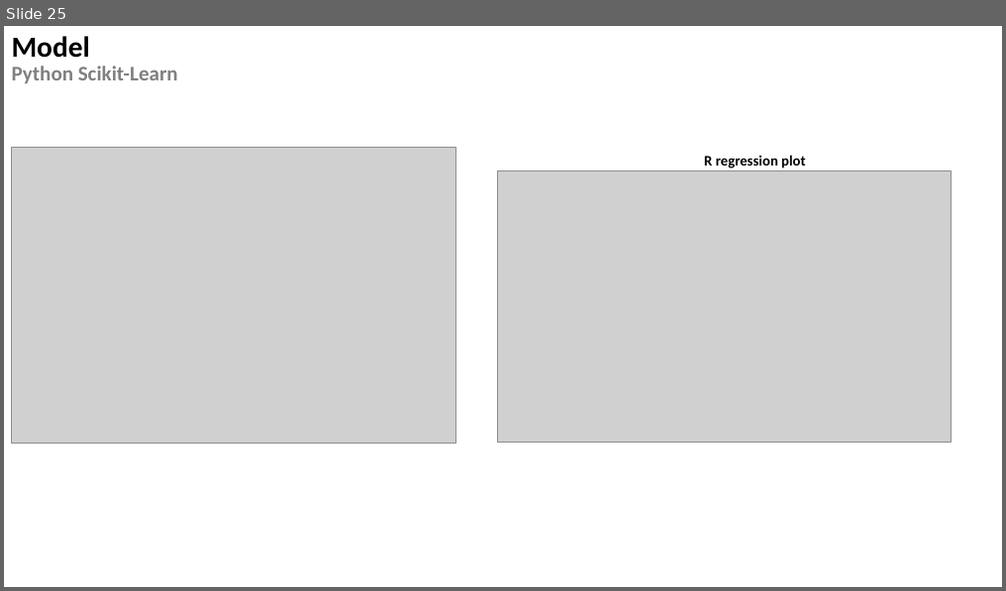
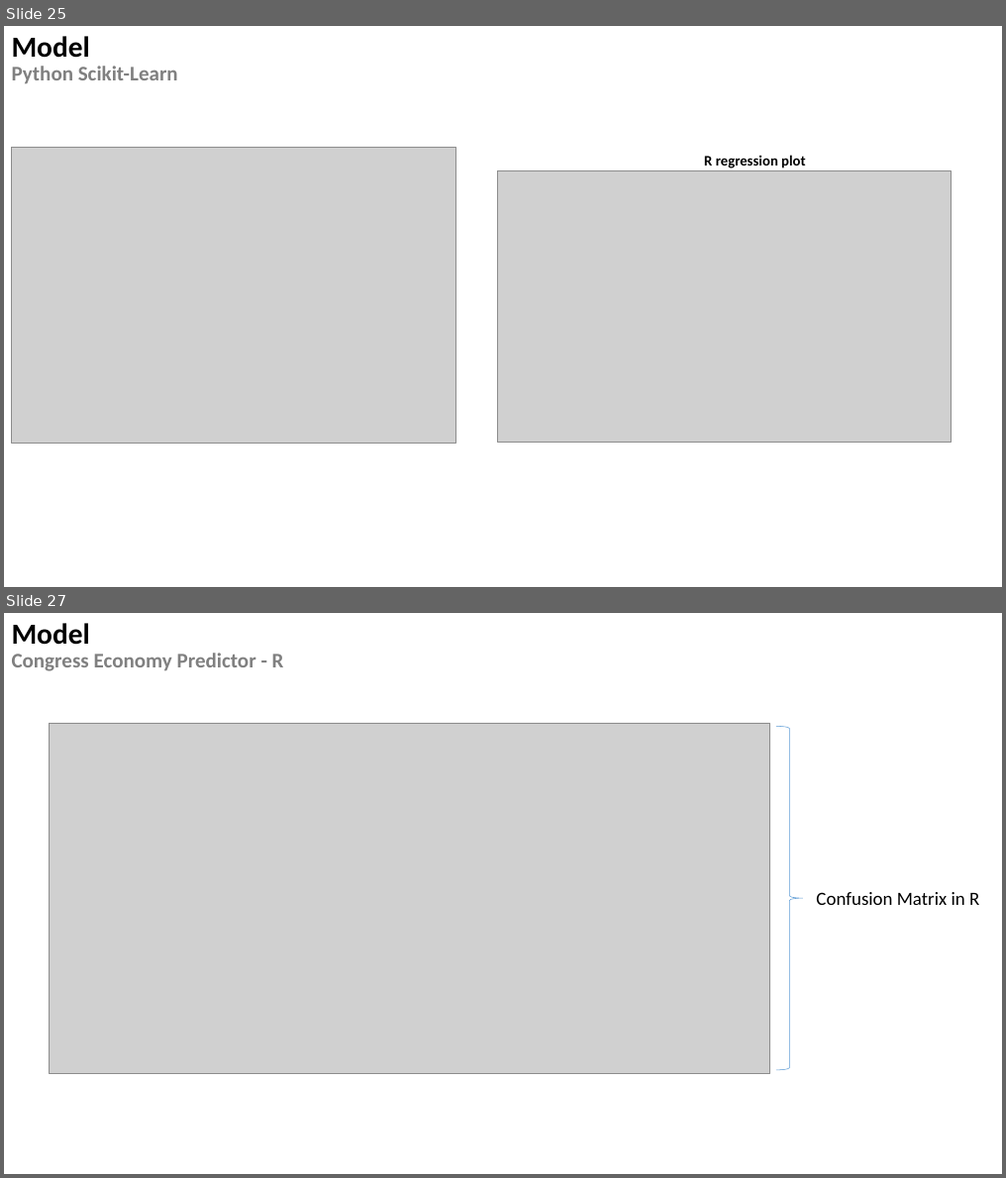
Before and after one commit to jjohn81/Data607FinalProject, a slide deck: Data607-Final-Project.pptx. Shown one above the other, each under a label of ours: slide 25 before the commit, slides 25 and 27 after it; the slides between them are not shown. The pictures are 1006x591 and 1006x1178 pixels, drawn with LibreOffice and Linux fonts; fonts in the diff are those of the drawing; grey boxes stand for pictures; background and template pictures are left out. Boxes give left, top, right and bottom in pixels: in the first picture for what was removed or moved away, otherwise in the second. Text is boxed around its words. In the diff, an @@ line names an element or a change of style, - is before the commit and + after.

```diff
--- a/Data607-Final-Project.pptx
+++ b/Data607-Final-Project.pptx
@@ slide 27 added at bbox=[4, 613, 1002, 1174], background #FFFFFF @@
@@ title added at bbox=[12, 623, 284, 671], 20 pt, text #808080, bold @@
+Model
+Congress Economy Predictor - R
@@ picture added at bbox=[49, 723, 770, 1074] @@
@@ right brace added at bbox=[776, 726, 803, 1070], outline #5B9BD5 0.5 pt @@
@@ text added at bbox=[816, 892, 979, 905], 18 pt, text #000000 @@
+Confusion Matrix in R
```
Also in this commit, not shown: 2 slides changed, 3 other slides added.
